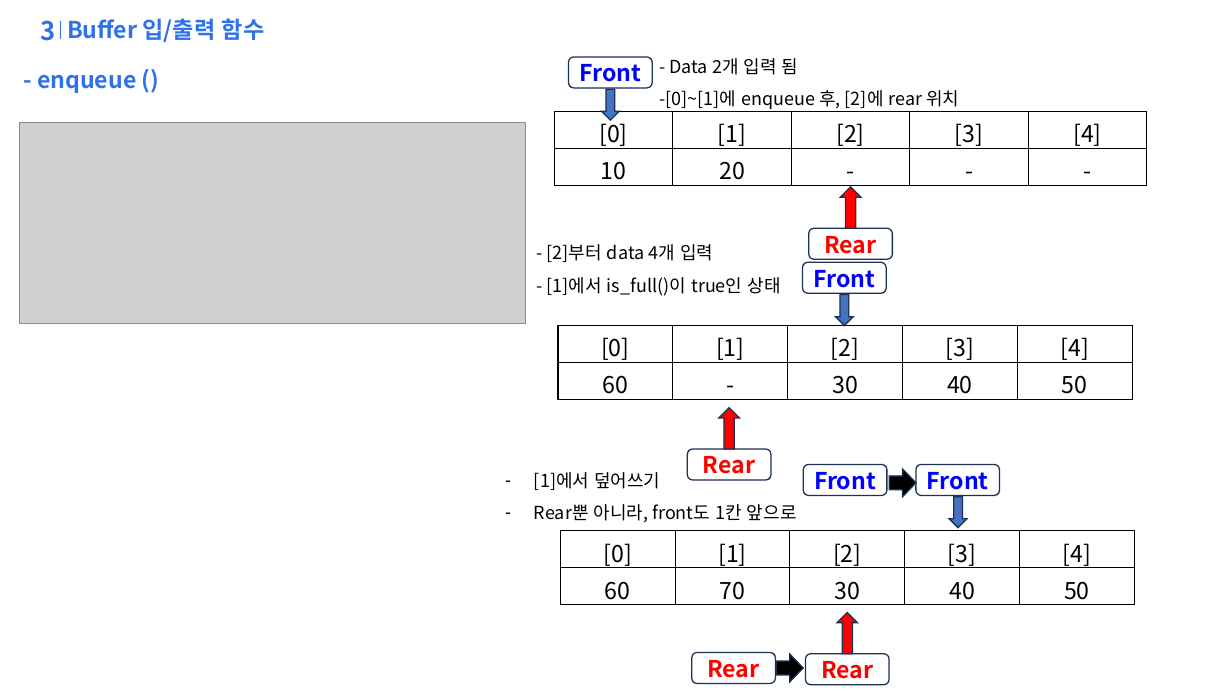
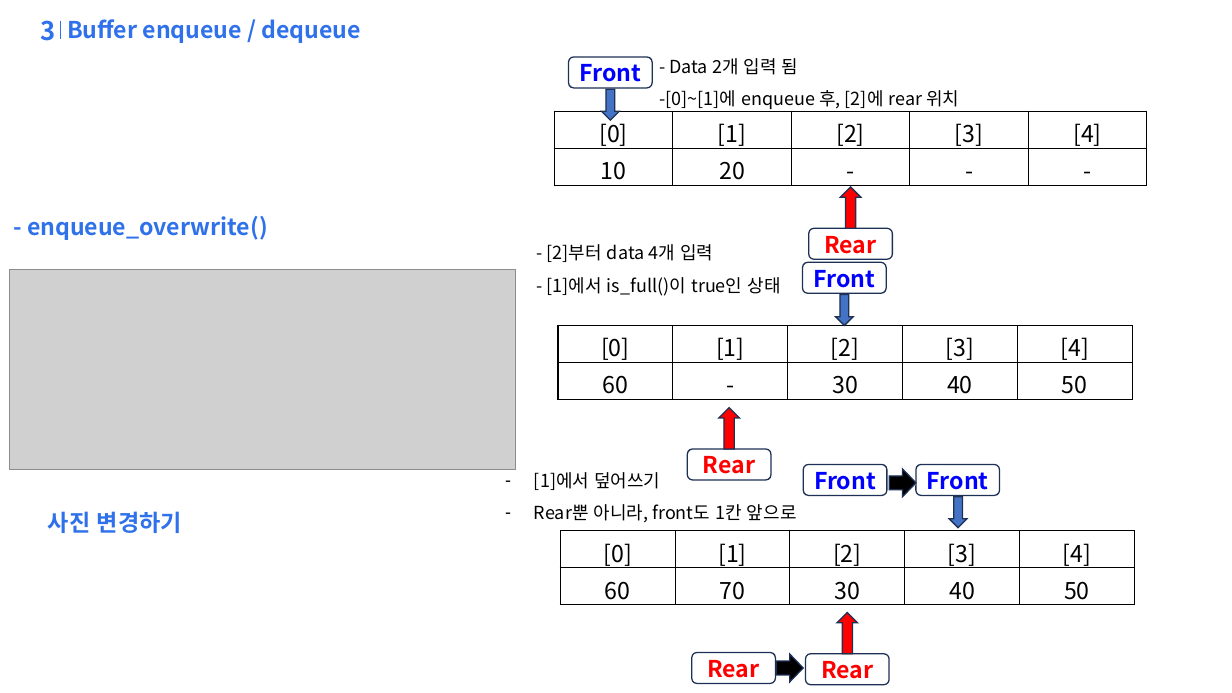
Before and after one commit to qfe051/L412_SelfTest_1_19, a slide deck: slide 4 of 21_c_study/example/ring_buf/ring_buffer.pptx (slide 5 before the commit). Drawn at 1232x693 pixels with LibreOffice and Linux fonts; fonts in the diff are those of the drawing; grey boxes stand for pictures; background and template pictures are left out. Boxes give left, top, right and bottom in pixels: in the first picture for what was removed or moved away, otherwise in the second. Text is boxed around its words. In the diff, an @@ line names an element or a change of style, - is before the commit and + after.

```diff
--- a/21_c_study/example/ring_buf/ring_buffer.pptx
+++ b/21_c_study/example/ring_buf/ring_buffer.pptx
@@ text at box(67, 19, 360, 43): text changed @@
-Buffer 입/출력 함수
+Buffer enqueue / dequeue
@@ text at box(27, 216, 268, 240): text changed @@
-- enqueue ()
+- enqueue_overwrite()
@@ picture: place and size @@
-picture at box(19, 123, 526, 323)
+picture at box(9, 269, 516, 470)
@@ text added at box(48, 511, 182, 533), 18 pt, text #2E71EA, bold @@
+사진 변경하기
```
Also in this commit, not shown: 6 other slides changed, 3 slides added, 4 other files.
